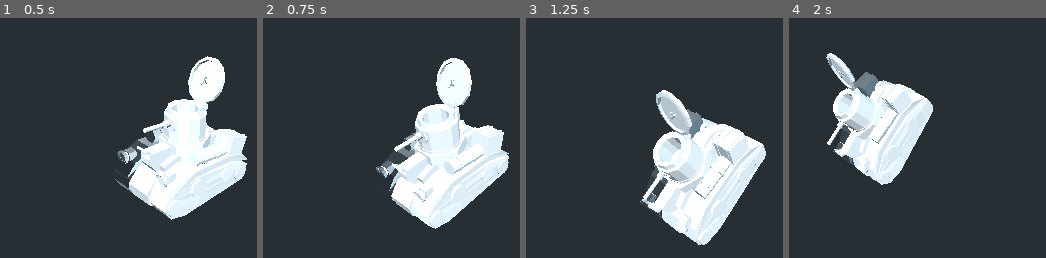
Above: before the commit, frames 1-4 (left to right).
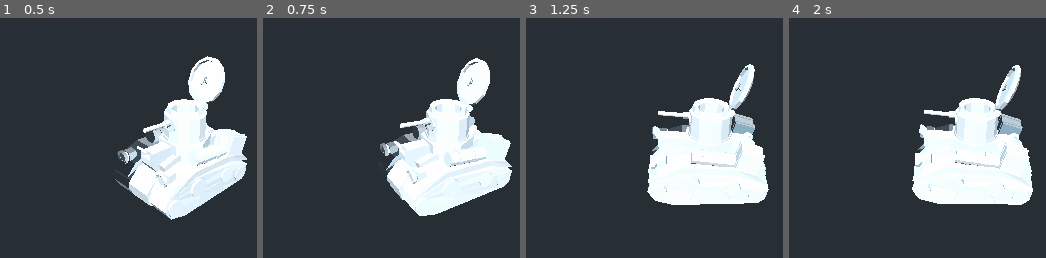
Above: after the commit, the same moments.

Repository: Hasnep/combatanks
Game: Godot game, scene res://World.tscn
The game is run twice, just before and just after one commit, with the same random seed, the same clock (stepped at 60 frames per second) and the same inputs.
Inputs:
- Up to frame 1 (0.5 s): no input
- Up to frame 2 (0.75 s): tap Enter at 0.5 s; hold Right (turn_right) from 0.53 s (still down)
- Up to frame 3 (1.25 s): keep holding Right (turn_right)
- Up to frame 4 (2 s): release Right (turn_right) at 1.28 s; hold Down (move_backward) from 1.28 s (still down)

Frame 1 is identical in both runs. In frame 2, 11% of the frame differs, in the area x 43-97%, y 16-88%; in frame 3, 15%; in frame 4, 30%, in the area x 14-95%, y 14-78%.

Commit message:
Fix motion to rotate on the correct axes

Diff:
--- a/Tank/Tank.gd
+++ b/Tank/Tank.gd
@@ -1,24 +1,27 @@
 extends KinematicBody
 
-const max_speed: float = 20.0
-const acceleration: float = 10.0
+const max_speed: float = 1.0
+const acceleration: float = 0.01
 
 var direction: float = 0.0
 var velocity: Vector3 = Vector3()
+var speed: float = 0.0
 
 func _physics_process(delta: float):
-
 	var input_forward: float = 0.0
 	var input_rotation: float = 0.0
 
 	if Input.is_action_pressed("move_forward"):
-		input_forward += 1
+		if speed < max_speed:
+			speed += acceleration
+	else:
+		speed /= 2
 	if Input.is_action_pressed("move_backward"):
-		input_forward -= 1
+		speed -= acceleration
 	if Input.is_action_pressed("turn_left"):
+		input_rotation += 1
+	if Input.is_action_pressed("turn_right"):
 		input_rotation -= 1
-	if Input.is_action_pressed("turn_right"):
-		input_rotation += 1
 
-	rotation_degrees += Vector3(input_rotation, 0, 0)
-	move_and_slide(Vector3(input_forward, 0, 0), Vector3(0, 0, 0))
+	rotation_degrees += Vector3(0, input_rotation, 0)
+	move_and_slide(speed * global_transform.basis.z)
